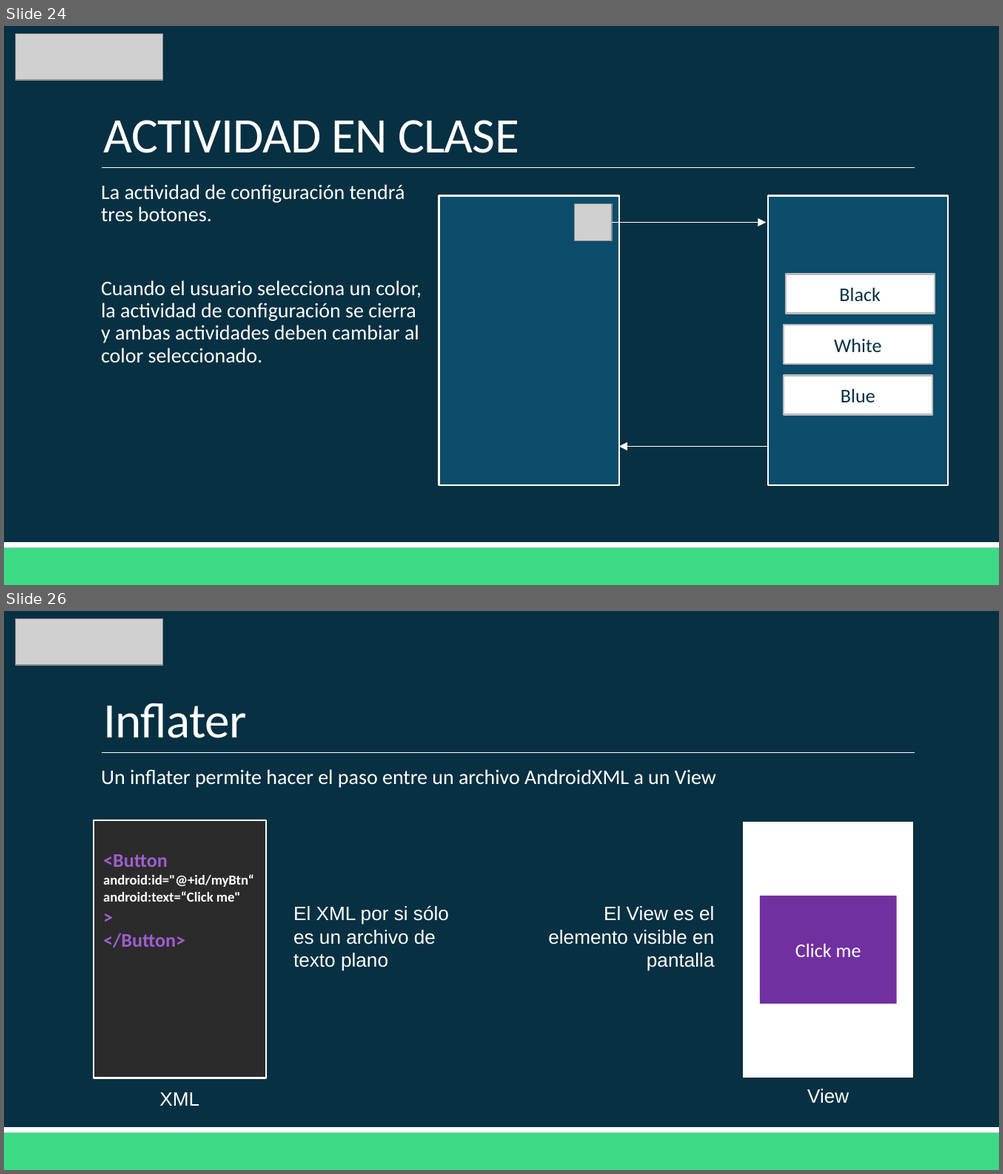
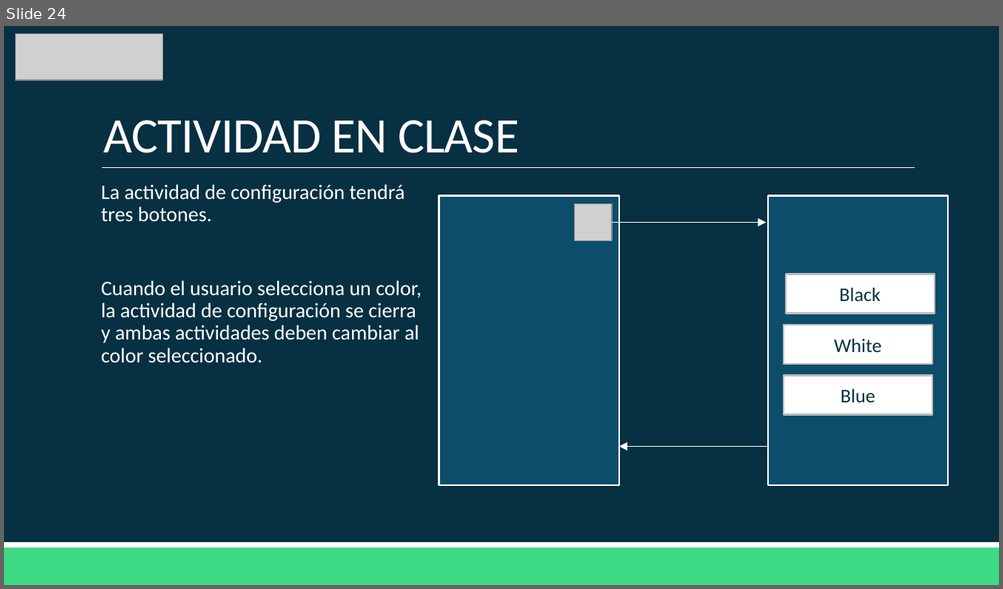
Before and after one commit to Domiciano/AppMoviles201, a slide deck: Clase3/Clase 3.pptx. Shown one above the other, each under a label of ours: slides 24 and 26 before the commit, slide 24 after it; the slides between them are not shown. The pictures are 1003x1174 and 1003x589 pixels, drawn with LibreOffice and Linux fonts; fonts in the diff are those of the drawing; grey boxes stand for pictures. Boxes give left, top, right and bottom in pixels: in the first picture for what was removed or moved away, otherwise in the second. Text is boxed around its words. In the diff, an @@ line names an element or a change of style, - is before the commit and + after.

```diff
--- a/Clase3/Clase 3.pptx
+++ b/Clase3/Clase 3.pptx
@@ slide 26 removed at [4, 611, 999, 1170], background #073042; not listed: 3 template elements that a slide beside it also shows @@
@@ picture removed at [16, 619, 163, 666] @@
@@ title removed at [103, 703, 246, 738] @@
-Inflater
@@ text removed at [101, 769, 716, 788] @@
-  Un inflater permite hacer el paso entre un archivo AndroidXML a un View
@@ rectangle removed at [94, 820, 265, 1079] @@
-<Button android:id="@+id/myBtn“
-android:text=“Click me"
->
-</Button>
@@ rectangle removed at [742, 821, 914, 1079] @@
@@ rectangle removed at [760, 895, 896, 1004] @@
-Click me
@@ text removed at [293, 906, 449, 971] @@
-El XML por si sólo es un archivo de texto plano
@@ text removed at [548, 906, 714, 971] @@
-El View es el elemento visible en pantalla
@@ text removed at [159, 1093, 199, 1106] @@
-XML
@@ text removed at [807, 1089, 848, 1104] @@
-View
```
Also in this commit, not shown: 46 other slides removed.
